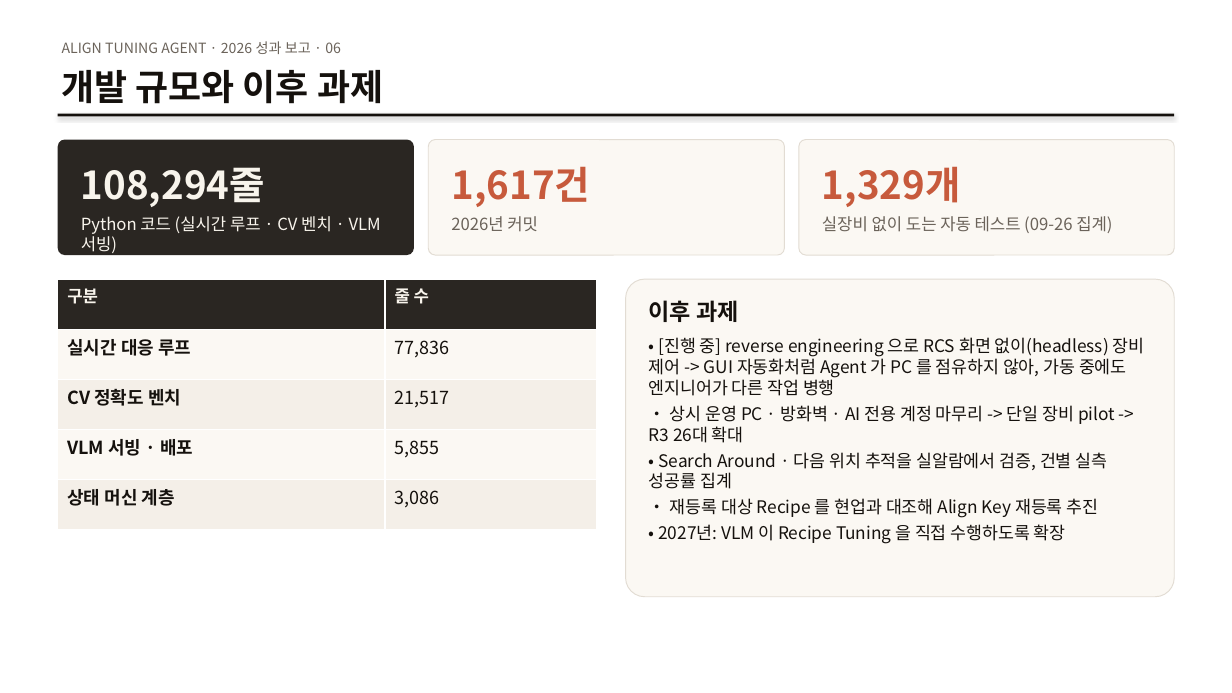
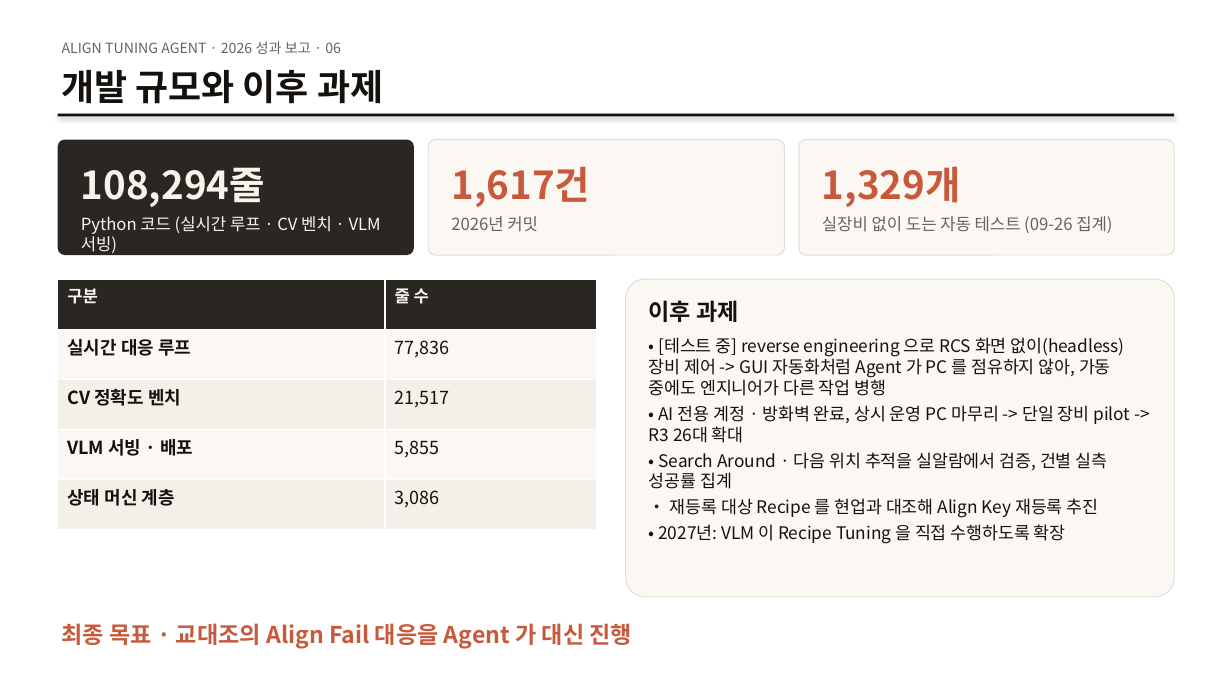
Before and after one commit to DarrenKoi/auto_recipe_creator, a slide deck: slide 7 of docs/project_progress/Align_Tuning_Agent_2026_year_end.pptx. Drawn at 1232x693 pixels with LibreOffice and Linux fonts; fonts in the diff are those of the drawing. Boxes give left, top, right and bottom in pixels: in the first picture for what was removed or moved away, otherwise in the second. Text is boxed around its words. In the diff, an @@ line names an element or a change of style, - is before the commit and + after.

```diff
--- a/docs/project_progress/Align_Tuning_Agent_2026_year_end.pptx
+++ b/docs/project_progress/Align_Tuning_Agent_2026_year_end.pptx
@@ text at [649,337,1131,443]: text changed @@
-• [진행 중] reverse engineering 으로 RCS 화면 없이(headless) 장비 제어 -> GUI 자동화처럼 Agent 가 PC 를 점유하지 않아, 가동 중에도 엔지니어가 다른 작업 병행
-• 상시 운영 PC · 방화벽 · AI 전용 계정 마무리 -> 단일 장비 pilot -> R3 26대 확대
+• [테스트 중] reverse engineering 으로 RCS 화면 없이(headless) 장비 제어 -> GUI 자동화처럼 Agent 가 PC 를 점유하지 않아, 가동 중에도 엔지니어가 다른 작업 병행
+• AI 전용 계정 · 방화벽 완료, 상시 운영 PC 마무리 -> 단일 장비 pilot -> R3 26대 확대
@@ text added at [62,623,633,649], 18 pt, text #C75A3C, bold @@
+최종 목표 · 교대조의 Align Fail 대응을 Agent 가 대신 진행
```
Also in this commit, not shown: 2 other slides changed, 2 other files.
